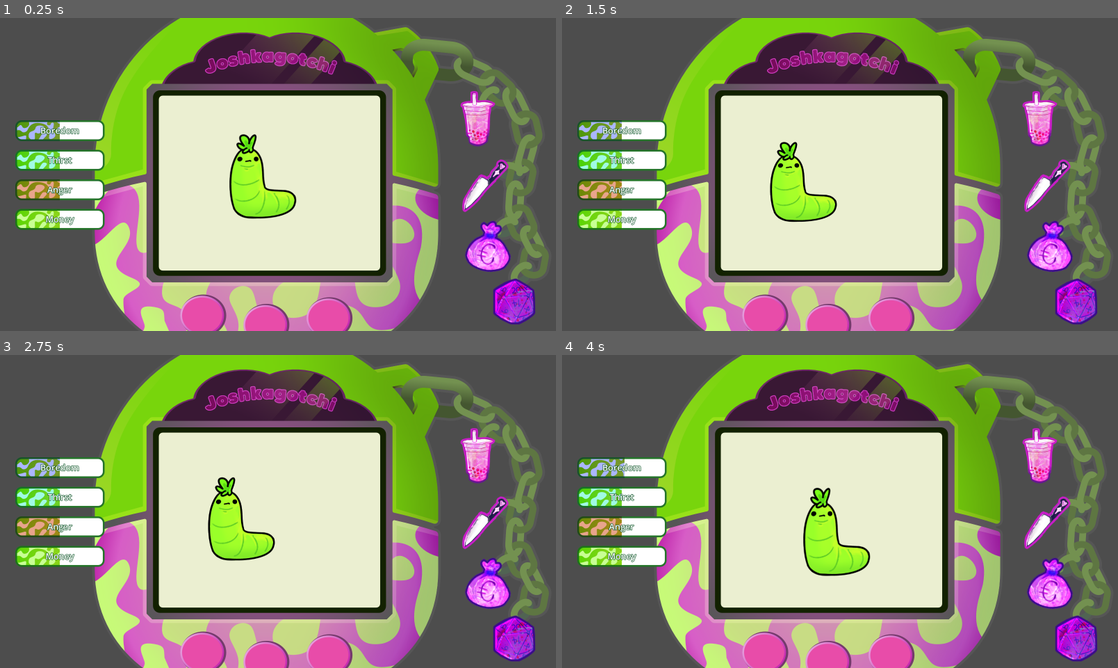
Above: before the commit, frames 1-4 (two rows, left to right).
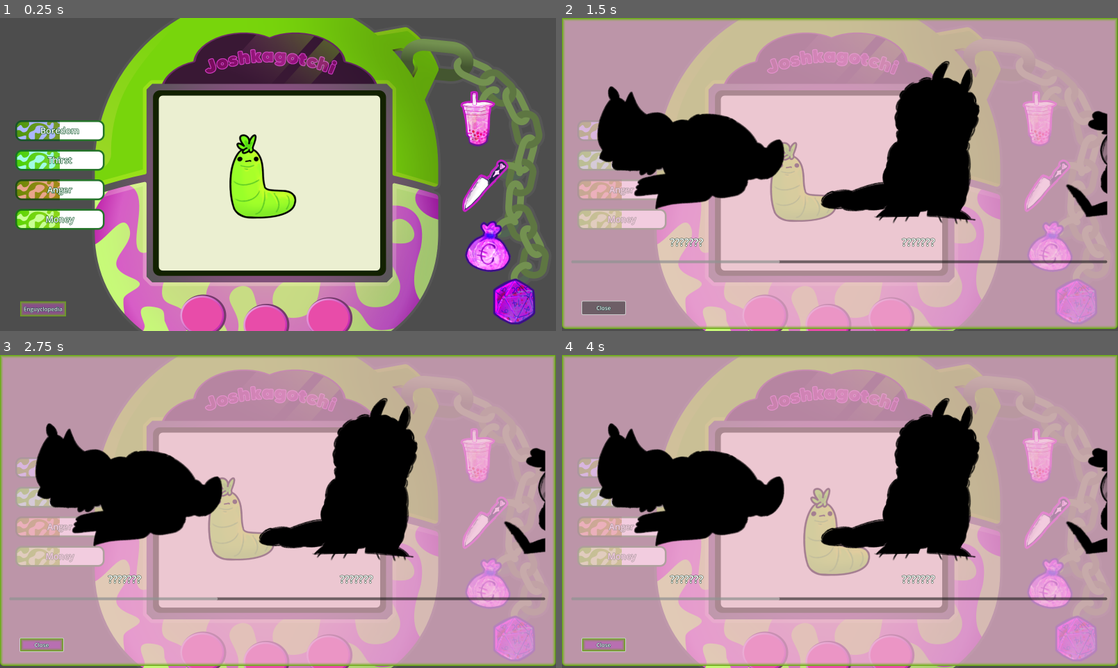
Above: after the commit, the same moments.

Repository: BlustrawberRi/Joshkagochi
Game: Godot game, scene res://Scenes/debug_ri.tscn
Two runs of this game, one before a commit and one after it. Both use one fixed random seed, a clock stepped at 60 frames per second and the inputs below. The project has no main scene, so this scene is started directly. The engine's default icon, where the game draws it, is replaced by a stand-in: a white triangle on a blue panel in a dark square.
Inputs (mouse positions are in pixels of both pictures, inside the frame that each line leads up to):
- Up to frame 1 (0.25 s): no input
- Up to frame 2 (1.5 s): click (1040, 118) at 0.52 s; click (606, 309) at 1.25 s, where only the run after the commit has a clickable "Enguyclopedia"
- Up to frame 3 (2.75 s): click (478, 455) at 2.02 s
- Up to frame 4 (4 s): click (1040, 455) at 2.77 s; move the mouse to (962, 495) at 3.52 s

The runs differ from the first frame. In frame 1, 0.4% of the frame differs, in the area x 3-12%, y 90-96%; in frame 2, 99%; in frame 3, 99%; in frame 4, 99%, in the area x 0-100%, y 0-100%.

Commit message:
enguyclopedia

Diff:
--- a/Scenes/debug_ri.tscn
+++ b/Scenes/debug_ri.tscn
@@ -13,6 +13,7 @@
 [ext_resource type="PackedScene" uid="uid://do8k5dqrgvc1d" path="res://Scenes/stat_timer.tscn" id="10_lc5mr"]
 [ext_resource type="Script" uid="uid://ctrf4jw5qvyv3" path="res://Scripts/end_game.gd" id="11_1sc7q"]
 [ext_resource type="Theme" uid="uid://bwby7d3nkgdmq" path="res://resources/theme.tres" id="12_pgaf4"]
+[ext_resource type="StyleBox" uid="uid://bqfy416l4ge5i" path="res://resources/new_style_box_flat.tres" id="13_2l4pm"]
 [ext_resource type="Texture2D" uid="uid://c63lvwoqtk2q8" path="res://Images/result_depressed.png" id="13_bi43j"]
 [ext_resource type="StyleBox" uid="uid://dv4v4stfnqgex" path="res://resources/new_style_box_flat_up.tres" id="14_aphlv"]
 [ext_resource type="Texture2D" uid="uid://df8tori5aeqk6" path="res://Images/result_furry.png" id="14_u4aci"]
@@ -22,6 +23,13 @@
 [ext_resource type="Texture2D" uid="uid://cst0d5ug2s0bf" path="res://Images/result_thirst_trap.png" id="18_bbjxi"]
 [ext_resource type="Texture2D" uid="uid://b602yxtkv0bil" path="res://Images/smoke_texture.png" id="21_14vc2"]
 [ext_resource type="AudioStream" uid="uid://vy0j8xengn63" path="res://sounds/ねこワークショップ.mp3" id="22_bbjxi"]
+[ext_resource type="Script" uid="uid://c8t1al7b34e4d" path="res://Scripts/enguyclopedia.gd" id="23_qmqi8"]
+[ext_resource type="PackedScene" uid="uid://dimbshn83p5ga" path="res://Scenes/result_entry_depressed.tscn" id="24_2awfh"]
+[ext_resource type="PackedScene" uid="uid://d3rg7at4khy04" path="res://Scenes/result_entry_furry.tscn" id="25_qmqi8"]
+[ext_resource type="PackedScene" uid="uid://dk3tq63ct4eyc" path="res://Scenes/result_entry_nerd.tscn" id="26_bc0do"]
+[ext_resource type="PackedScene" uid="uid://faa7t2bj8lr8" path="res://Scenes/result_entry_smooth_criminal.tscn" id="27_aa3v1"]
+[ext_resource type="PackedScene" uid="uid://bxshved3v5uq0" path="res://Scenes/result_entry_tax_evader.tscn" id="28_agea2"]
+[ext_resource type="PackedScene" uid="uid://c6lntkblbil36" path="res://Scenes/result_entry_thirst_trap.tscn" id="29_uv8vd"]
 
 [sub_resource type="SpriteFrames" id="SpriteFrames_pgaf4"]
 animations = [{
@@ -30,7 +38,7 @@
 "texture": ExtResource("13_bi43j")
 }],
 "loop": true,
-"name": &"depressed",
+"name": &"Depressed Baby",
 "speed": 5.0
 }, {
 "frames": [{
@@ -38,7 +46,7 @@
 "texture": ExtResource("14_u4aci")
 }],
 "loop": true,
-"name": &"furry",
+"name": &"Furry",
 "speed": 5.0
 }, {
 "frames": [{
@@ -46,7 +54,7 @@
 "texture": ExtResource("15_m54ty")
 }],
 "loop": true,
-"name": &"nerd",
+"name": &"Nerd",
 "speed": 5.0
 }, {
 "frames": [{
@@ -54,7 +62,7 @@
 "texture": ExtResource("16_pgaf4")
 }],
 "loop": true,
-"name": &"smooth_criminal",
+"name": &"Smooth Criminal",
 "speed": 5.0
 }, {
 "frames": [{
@@ -62,7 +70,7 @@
 "texture": ExtResource("17_14vc2")
 }],
 "loop": true,
-"name": &"tax_fraud",
+"name": &"Tax Evader",
 "speed": 5.0
 }, {
 "frames": [{
@@ -70,7 +78,7 @@
 "texture": ExtResource("18_bbjxi")
 }],
 "loop": true,
-"name": &"thirst_trap",
+"name": &"Thirst Trap",
 "speed": 5.0
 }]
 
@@ -81,6 +89,33 @@
 [sub_resource type="Gradient" id="Gradient_bi43j"]
 offsets = PackedFloat32Array(0, 0.524444, 1)
 colors = PackedColorArray(0.522857, 0.246115, 0.602008, 1, 0.582165, 0.595755, 0.614219, 1, 0.399367, 0.59888, 0.472495, 1)
+
+[sub_resource type="SystemFont" id="SystemFont_7ct1h"]
+font_names = PackedStringArray("Bahnschrift")
+
+[sub_resource type="StyleBoxFlat" id="StyleBoxFlat_886mr"]
+bg_color = Color(0.709804, 0.317647, 0.721569, 0.560784)
+border_width_left = 10
+border_width_top = 10
+border_width_right = 10
+border_width_bottom = 10
+border_color = Color(0.396078, 0.678431, 0.0431373, 1)
+border_blend = true
+
+[sub_resource type="SystemFont" id="SystemFont_2ekk1"]
+font_names = PackedStringArray("Bahnschrift")
+
+[sub_resource type="Theme" id="Theme_wq4n5"]
+Button/colors/font_outline_color = Color(0, 0.233102, 0.19435, 1)
+Button/constants/outline_size = 3
+Button/fonts/font = SubResource("SystemFont_7ct1h")
+Button/styles/normal = SubResource("StyleBoxFlat_886mr")
+Panel/styles/panel = ExtResource("13_2l4pm")
+Panel/styles/up = ExtResource("14_aphlv")
+RichTextLabel/colors/font_outline_color = Color(0.116533, 0.262177, 0.175131, 1)
+RichTextLabel/constants/outline_size = 4
+RichTextLabel/font_sizes/normal_font_size = 22
+RichTextLabel/fonts/normal_font = SubResource("SystemFont_2ekk1")
 
 [node name="DebugRi" type="Node2D"]
 
@@ -213,7 +248,7 @@
 [node name="ResultSprite" type="AnimatedSprite2D" parent="GameOver"]
 position = Vector2(776, 482)
 sprite_frames = SubResource("SpriteFrames_pgaf4")
-animation = &"depressed"
+animation = &"Tax Evader"
 
 [node name="Flavor" type="Panel" parent="GameOver"]
 layout_mode = 0
@@ -303,9 +338,80 @@
 
 [node name="AudioStreamPlayer" type="AudioStreamPlayer" parent="."]
 stream = ExtResource("22_bbjxi")
+volume_db = -10.0
 autoplay = true
+
+[node name="Enguyclopedia" type="Control" parent="."]
+layout_mode = 3
+anchors_preset = 15
+anchor_right = 1.0
+anchor_bottom = 1.0
+grow_horizontal = 2
+grow_vertical = 2
+theme = ExtResource("12_pgaf4")
+script = ExtResource("23_qmqi8")
+
+[node name="Panel" type="Panel" parent="Enguyclopedia"]
+visible = false
+layout_mode = 0
+offset_right = 1599.0
+offset_bottom = 894.0
+theme = SubResource("Theme_wq4n5")
+
+[node name="ScrollContainer" type="ScrollContainer" parent="Enguyclopedia/Panel"]
+layout_mode = 0
+offset_left = 27.0
+offset_top = 110.0
+offset_right = 1569.0
+offset_bottom = 705.0
+
+[node name="HBoxContainer" type="HBoxContainer" parent="Enguyclopedia/Panel/ScrollContainer"]
+layout_mode = 2
+size_flags_horizontal = 3
+size_flags_vertical = 3
+
+[node name="ResultEntry" parent="Enguyclopedia/Panel/ScrollContainer/HBoxContainer" instance=ExtResource("24_2awfh")]
+layout_mode = 2
+
+[node name="ResultEntry2" parent="Enguyclopedia/Panel/ScrollContainer/HBoxContainer" instance=ExtResource("25_qmqi8")]
+layout_mode = 2
+
+[node name="ResultEntry3" parent="Enguyclopedia/Panel/ScrollContainer/HBoxContainer" instance=ExtResource("26_bc0do")]
+layout_mode = 2
+
+[node name="ResultEntry4" parent="Enguyclopedia/Panel/ScrollContainer/HBoxContainer" instance=ExtResource("27_aa3v1")]
+layout_mode = 2
+
+[node name="ResultEntry5" parent="Enguyclopedia/Panel/ScrollContainer/HBoxContainer" instance=ExtResource("28_agea2")]
+layout_mode = 2
+
+[node name="ResultEntry6" parent="Enguyclopedia/Panel/ScrollContainer/HBoxContainer" instance=ExtResource("29_uv8vd")]
+layout_mode = 2
+
+[node name="HScrollBar" type="HScrollBar" parent="Enguyclopedia/Panel"]
+visible = false
+layout_mode = 0
+offset_left = 66.0
+offset_top = 840.0
+offset_right = 1466.0
+offset_bottom = 848.0
+
+[node name="Button" type="Button" parent="Enguyclopedia"]
+layout_mode = 0
+offset_left = 58.0
+offset_top = 815.0
+offset_right = 182.0
+offset_bottom = 852.0
+text = "Enguyclopedia"
 
 [connection signal="pressed" from="GameOver/VBoxContainer/End" to="Worm" method="_on_game_over_pressed"]
 [connection signal="pressed" from="GameOver/VBoxContainer/End" to="GameOver" method="_on_pressed"]
+[connection signal="pressed" from="GameOver/VBoxContainer/End" to="Enguyclopedia/Panel/ScrollContainer/HBoxContainer/ResultEntry" method="_on_end_pressed"]
+[connection signal="pressed" from="GameOver/VBoxContainer/End" to="Enguyclopedia/Panel/ScrollContainer/HBoxContainer/ResultEntry2" method="_on_end_pressed"]
+[connection signal="pressed" from="GameOver/VBoxContainer/End" to="Enguyclopedia/Panel/ScrollContainer/HBoxContainer/ResultEntry3" method="_on_end_pressed"]
+[connection signal="pressed" from="GameOver/VBoxContainer/End" to="Enguyclopedia/Panel/ScrollContainer/HBoxContainer/ResultEntry4" method="_on_end_pressed"]
+[connection signal="pressed" from="GameOver/VBoxContainer/End" to="Enguyclopedia/Panel/ScrollContainer/HBoxContainer/ResultEntry5" method="_on_end_pressed"]
+[connection signal="pressed" from="GameOver/VBoxContainer/End" to="Enguyclopedia/Panel/ScrollContainer/HBoxContainer/ResultEntry6" method="_on_end_pressed"]
 [connection signal="pressed" from="GameOver/VBoxContainer/Reset" to="Worm" method="_on_reset_pressed"]
 [connection signal="pressed" from="GameOver/VBoxContainer/Reset" to="GameOver" method="_on_reset_pressed"]
+[connection signal="pressed" from="Enguyclopedia/Button" to="Enguyclopedia" method="_on_button_pressed"]
--- /dev/null
+++ b/Scenes/result_entry.tscn
@@ -0,0 +1,26 @@
+[gd_scene load_steps=3 format=3 uid="uid://dgejybltxyhui"]
+
+[ext_resource type="Theme" uid="uid://bwby7d3nkgdmq" path="res://resources/theme.tres" id="1_2qgk2"]
+[ext_resource type="Script" uid="uid://f38h0lhr7ofb" path="res://Scripts/result_entry.gd" id="2_o6j3j"]
+
+[node name="ResultEntry" type="VBoxContainer"]
+anchors_preset = 15
+anchor_right = 1.0
+anchor_bottom = 1.0
+offset_right = -937.0
+offset_bottom = -364.0
+grow_horizontal = 2
+grow_vertical = 2
+theme = ExtResource("1_2qgk2")
+theme_override_constants/separation = 1
+script = ExtResource("2_o6j3j")
+
+[node name="Result" type="TextureRect" parent="."]
+layout_mode = 2
+stretch_mode = 4
+
+[node name="Name" type="RichTextLabel" parent="."]
+layout_mode = 2
+theme_override_font_sizes/normal_font_size = 30
+fit_content = true
+horizontal_alignment = 1
--- /dev/null
+++ b/Scenes/result_entry_depressed.tscn
@@ -0,0 +1,10 @@
+[gd_scene load_steps=3 format=3 uid="uid://dimbshn83p5ga"]
+
+[ext_resource type="PackedScene" uid="uid://dgejybltxyhui" path="res://Scenes/result_entry.tscn" id="1_w4mr8"]
+[ext_resource type="Texture2D" uid="uid://c63lvwoqtk2q8" path="res://Images/result_depressed.png" id="2_jylou"]
+
+[node name="ResultEntry" instance=ExtResource("1_w4mr8")]
+guy = "Depressed Baby"
+
+[node name="Result" parent="." index="0"]
+texture = ExtResource("2_jylou")
--- /dev/null
+++ b/Scenes/result_entry_furry.tscn
@@ -0,0 +1,10 @@
+[gd_scene load_steps=3 format=3 uid="uid://d3rg7at4khy04"]
+
+[ext_resource type="PackedScene" uid="uid://dgejybltxyhui" path="res://Scenes/result_entry.tscn" id="1_u7soo"]
+[ext_resource type="Texture2D" uid="uid://df8tori5aeqk6" path="res://Images/result_furry.png" id="2_dbokg"]
+
+[node name="ResultEntry" instance=ExtResource("1_u7soo")]
+guy = "Furry"
+
+[node name="Result" parent="." index="0"]
+texture = ExtResource("2_dbokg")
--- /dev/null
+++ b/Scenes/result_entry_nerd.tscn
@@ -0,0 +1,10 @@
+[gd_scene load_steps=3 format=3 uid="uid://dk3tq63ct4eyc"]
+
+[ext_resource type="PackedScene" uid="uid://dgejybltxyhui" path="res://Scenes/result_entry.tscn" id="1_vsxx8"]
+[ext_resource type="Texture2D" uid="uid://sy8ejdbxhugg" path="res://Images/result_nerd.png" id="2_1do1s"]
+
+[node name="ResultEntry" instance=ExtResource("1_vsxx8")]
+guy = "Nerd"
+
+[node name="Result" parent="." index="0"]
+texture = ExtResource("2_1do1s")
--- /dev/null
+++ b/Scenes/result_entry_smooth_criminal.tscn
@@ -0,0 +1,10 @@
+[gd_scene load_steps=3 format=3 uid="uid://faa7t2bj8lr8"]
+
+[ext_resource type="PackedScene" uid="uid://dgejybltxyhui" path="res://Scenes/result_entry.tscn" id="1_jw6mf"]
+[ext_resource type="Texture2D" uid="uid://bbgsohfiugmc5" path="res://Images/result_smooth_criminal.png" id="2_bq0it"]
+
+[node name="ResultEntry" instance=ExtResource("1_jw6mf")]
+guy = "Smooth Criminal"
+
+[node name="Result" parent="." index="0"]
+texture = ExtResource("2_bq0it")
--- /dev/null
+++ b/Scenes/result_entry_tax_evader.tscn
@@ -0,0 +1,10 @@
+[gd_scene load_steps=3 format=3 uid="uid://bxshved3v5uq0"]
+
+[ext_resource type="PackedScene" uid="uid://dgejybltxyhui" path="res://Scenes/result_entry.tscn" id="1_0u5wr"]
+[ext_resource type="Texture2D" uid="uid://b8b1mpyk6w2t0" path="res://Images/result_tax_fraud.png" id="2_6xevk"]
+
+[node name="ResultEntry" instance=ExtResource("1_0u5wr")]
+guy = "Tax Evader"
+
+[node name="Result" parent="." index="0"]
+texture = ExtResource("2_6xevk")
--- /dev/null
+++ b/Scenes/result_entry_thirst_trap.tscn
@@ -0,0 +1,13 @@
+[gd_scene load_steps=3 format=3 uid="uid://c6lntkblbil36"]
+
+[ext_resource type="PackedScene" uid="uid://dgejybltxyhui" path="res://Scenes/result_entry.tscn" id="1_rjuvc"]
+[ext_resource type="Texture2D" uid="uid://cst0d5ug2s0bf" path="res://Images/result_thirst_trap.png" id="2_sgqmj"]
+
+[node name="ResultEntry" instance=ExtResource("1_rjuvc")]
+guy = "Thirst Trap"
+
+[node name="Result" parent="." index="0"]
+texture = ExtResource("2_sgqmj")
+
+[node name="Name" parent="." index="1"]
+text = "Thirst Trap"
--- /dev/null
+++ b/Scripts/ResultCalculator.gd
@@ -0,0 +1,83 @@
+extends Node
+
+var possible_results = [
+	"Nerd", "Depressed Baby", "Thirst Trap", "Furry", "Tax Evader", "Smooth Criminal"
+]
+
+var result_stats = {
+	"Nerd" : {
+	StatsManager.stats.boredom : 0.0,
+	StatsManager.stats.thirst : 50.0,
+	StatsManager.stats.anger : 50.0,
+	StatsManager.stats.money : 0.0,
+	StatsManager.stats.crime : 0.0
+	},
+
+	"Depressed Baby" : {
+	StatsManager.stats.boredom : 60.0,
+	StatsManager.stats.thirst : 80.0,
+	StatsManager.stats.anger : 50.0,
+	StatsManager.stats.money : 00.0,
+	StatsManager.stats.crime : 00.0
+	},
+
+	"Thirst Trap": {
+	StatsManager.stats.boredom : 60.0,
+	StatsManager.stats.thirst : 100.0,
+	StatsManager.stats.anger : 30.0,
+	StatsManager.stats.money : 15.0,
+	StatsManager.stats.crime : 10.0,
+	},
+
+	"Furry": {
+	StatsManager.stats.boredom : 0.0,
+	StatsManager.stats.thirst : 50.0,
+	StatsManager.stats.anger : 50.0,
+	StatsManager.stats.money : 100.0,
+	StatsManager.stats.crime : 00.0
+	},
+
+	"Tax Evader": {
+	StatsManager.stats.boredom : 50.0,
+	StatsManager.stats.thirst : 50.0,
+	StatsManager.stats.anger : 50.0,
+	StatsManager.stats.money : 100.0,
+	StatsManager.stats.crime : 100.0
+	},
+
+	"Smooth Criminal": {
+	StatsManager.stats.boredom : 50.0,
+	StatsManager.stats.thirst : 100.0,
+	StatsManager.stats.anger : 50.0,
+	StatsManager.stats.money : 0.0,
+	StatsManager.stats.crime : 100.0
+	}
+}
+
+var result_texts = {
+	"Nerd": ["YOU MADE A [rainbow]Nerd[/rainbow]", "lol. lmao. *shoves u into a locker*"],
+	"Depressed Baby": ["YOU GOT... oh- uh.. you got depressed :(", "Damn.... You good homie? Don't worry. Some days just suck. It takes work but don't worry. There's always another day."],
+	"Thirst Trap": ["Thirst trap", "You got no money and are too hot. We gonna make lemonade out of this somehow.."],
+	"Furry": ["YOU MADE A [rainbow]FURRY[/rainbow]", "owo what's this? *baps u* :3"],
+	"Tax Evader": ["THE IRS IS KNOCKING", "You made so much money. there's no way you made this much and not get depressed. the only possible way to make this much money.... is TAX FRAUD!!!"],
+	"Smooth Criminal": ["YOU'VE BEEN HIT BY- YOU'VE BEEN STRUCK BY-", " A [rainbow]SMOOTH CRIMINAL[/rainbow]. All that playing around with knives has been paying off."],
+}
+
+
+func calc_result():
+	var absolute_distance = 999
+	var target = ""
+	for result in possible_results:
+		print("checking distance to ", result)
+		var local_distance = 0
+		for stat in result_stats.get(result):
+			var distance = abs(StatsManager.stats_dict.get(stat) - result_stats.get(result).get(stat))
+			local_distance += distance
+			print("----- ", distance, " from ", stat)
+		print("++++ ", local_distance)
+		if (local_distance <= absolute_distance):
+			print("closer target found! ", result, local_distance)
+			absolute_distance = local_distance
+			target = result
+	print("the joshkagotchi will be ", target)
+	return target
--- a/Scripts/StatsManager.gd
+++ b/Scripts/StatsManager.gd
@@ -20,18 +20,24 @@
 
 signal stat_change(stat, value)
 
+var freeze: bool = false
+
 func reset():
+	freeze = false
 	for stat in stats.values().size():
 		var initial_value : int = stats_dict_initial.get(stat)
 		stats_dict.set(stat, stats_dict_initial.get(stat))
 		stat_change.emit(stat, initial_value)
 
 func update_stat(stat: stats, change: float):
+	if(freeze): return
 	var new_value = min(100, max(0, stats_dict.get(stat) + change))
 	stats_dict.set(stat, new_value)
 	stat_change.emit(stat, new_value)
 	#print("Stat: ", stat, " Value: ", stats_dict.get(stat))
 
+func game_over():
+	freeze = true
 
 func get_stat_value(stat:stats) -> int:
 	return stats_dict.get(stat)
--- a/Scripts/end_game.gd
+++ b/Scripts/end_game.gd
@@ -11,70 +11,7 @@
 @onready
 var end_button : Button = $VBoxContainer/End
 
-var possible_results = [
-	"nerd", "depressed", "thirst_trap", "furry", "tax_fraud", "smooth_criminal"
-]
 
-var result_stats = {
-	"nerd" : {
-	StatsManager.stats.boredom : 0.0,
-	StatsManager.stats.thirst : 50.0,
-	StatsManager.stats.anger : 50.0,
-	StatsManager.stats.money : 0.0,
-	StatsManager.stats.crime : 0.0
-	},
-
-	"depressed" : {
-	StatsManager.stats.boredom : 60.0,
-	StatsManager.stats.thirst : 80.0,
-	StatsManager.stats.anger : 50.0,
-	StatsManager.stats.money : 00.0,
-	StatsManager.stats.crime : 00.0
-	},
-
-	"thirst_trap": {
-	StatsManager.stats.boredom : 60.0,
-	StatsManager.stats.thirst : 100.0,
-	StatsManager.stats.anger : 30.0,
-	StatsManager.stats.money : 15.0,
-	StatsManager.stats.crime : 10.0,
-	},
-
-	"furry": {
-	StatsManager.stats.boredom : 0.0,
-	StatsManager.stats.thirst : 50.0,
-	StatsManager.stats.anger : 50.0,
-	StatsManager.stats.money : 100.0,
-	StatsManager.stats.crime : 00.0
-	},
-
-	"tax_fraud": {
-	StatsManager.stats.boredom : 50.0,
-	StatsManager.stats.thirst : 50.0,
-	StatsManager.stats.anger : 50.0,
-	StatsManager.stats.money : 100.0,
-	StatsManager.stats.crime : 100.0
-	},
-
-	"smooth_criminal": {
-	StatsManager.stats.boredom : 50.0,
-	StatsManager.stats.thirst : 100.0,
-	StatsManager.stats.anger : 50.0,
-	StatsManager.stats.money : 0.0,
-	StatsManager.stats.crime : 100.0
-	}
-}
-
-var result_texts = {
-	"nerd": ["YOU MADE A [rainbow]NERD[/rainbow]", "lol. lmao. *shoves u into a locker*"],
-	"depressed": ["YOU GOT... oh- uh.. you got depressed :(", "it happens to the best of us <:) Dont be hard on yourself. It's never too late to try again!"],
-	"thirst_trap": ["Thirst trap", "You got no money and are too hot. We gonna make lemonade out of this somehow.."],
-	"furry": ["YOU MADE A [rainbow]FURRY[/rainbow]", "owo what's this? *baps u* :3"],
-	"tax_fraud": ["THE IRS IS KNOCKING", "You made so much money. there's no way you made this much and not get depressed. the only possible way to make this much money.... is TAX FRAUD!!!"],
-	"smooth_criminal": ["YOU'VE BEEN HIT BY- YOU'VE BEEN STRUCK BY-", " A [rainbow]SMOOTH CRIMINAL[/rainbow]. All that playing around with knives has been paying off."],
-}
-
-signal end_game
 signal reset_game
 
 var visible_after_item_uses = 5
@@ -96,29 +33,10 @@
 	await timer.timeout
 	end_button.visible = true
 
-func calc_result():
-	var absolute_distance = 999
-	var target = ""
-	for result in possible_results:
-		print("checking distance to ", result)
-		var local_distance = 0
-		for stat in result_stats.get(result):
-			var distance = abs(StatsManager.stats_dict.get(stat) - result_stats.get(result).get(stat))
-			local_distance += distance
-			print("----- ", distance, " from ", stat)
-		print("++++ ", local_distance)
-		if (local_distance <= absolute_distance):
-			print("closer target found! ", result, local_distance)
-			absolute_distance = local_distance
-			target = result
-	print("the joshkagotchi will be ", target)
-	return target
-
-
 func _on_pressed():
-	var result = calc_result()
-	var result_text = result_texts.get(result)
-	emit_signal("end_game")
+	StatsManager.game_over()
+	var result = ResultCalculator.calc_result()
+	var result_text = ResultCalculator.result_texts.get(result)
 
 	result_sprite.play(result)
 	guy_panel.get_child(0).text = result_text[0]
--- /dev/null
+++ b/Scripts/enguyclopedia.gd
@@ -0,0 +1,15 @@
+extends Control
+
+@onready var button = $Button
+@onready var panel = $Panel
+
+func _ready():
+	panel.visible = false
+
+
+func _on_button_pressed():
+	panel.visible = !panel.visible
+	if(panel.visible):
+		button.text = "Close"
+	else:
+		button.text = "Enguyclopedia"
--- /dev/null
+++ b/Scripts/result_entry.gd
@@ -0,0 +1,24 @@
+extends VBoxContainer
+
+@export_enum("Nerd", "Depressed Baby", "Thirst Trap", "Furry", "Tax Evader", "Smooth Criminal")
+var guy: String
+
+@onready
+var label = $Name
+
+@onready
+var texture = $Result
+
+func _ready():
+	label.text = "???????"
+	texture.modulate = Color.BLACK
+
+func reveal():
+	label.text = guy
+	texture.modulate = Color.WHITE
+
+
+func _on_end_pressed():
+	if(ResultCalculator.calc_result() == guy):
+		reveal()
+	pass # Replace with function body.
--- a/Scripts/worm_fsm.gd
+++ b/Scripts/worm_fsm.gd
@@ -132,4 +132,6 @@
 	self.position = origin
 	update_face()
 	calculate_mood()
+	body.self_modulate = Color.WHITE
+	face.self_modulate = Color.WHITE
 	is_game_over = false
--- a/project.godot
+++ b/project.godot
@@ -17,6 +17,7 @@
 [autoload]
 
 StatsManager="*res://Scripts/StatsManager.gd"
+ResultCalculator="*res://Scripts/ResultCalculator.gd"
 
 [display]
 
--- a/resources/new_style_box_flat.tres
+++ b/resources/new_style_box_flat.tres
@@ -1,7 +1,7 @@
 [gd_resource type="StyleBoxFlat" format=3 uid="uid://bqfy416l4ge5i"]
 
 [resource]
-bg_color = Color(0.709804, 0.317647, 0.721569, 0.560784)
+bg_color = Color(0.927825, 0.711113, 0.8186, 0.694118)
 border_width_left = 10
 border_width_top = 10
 border_width_right = 10
Not shown: 1 places in Scenes/debug_ri.tscn that only renumber resources
Not shown, added: Scripts/ResultCalculator.gd.uid
Not shown, added: Scripts/enguyclopedia.gd.uid
Not shown, added: Scripts/result_entry.gd.uid
